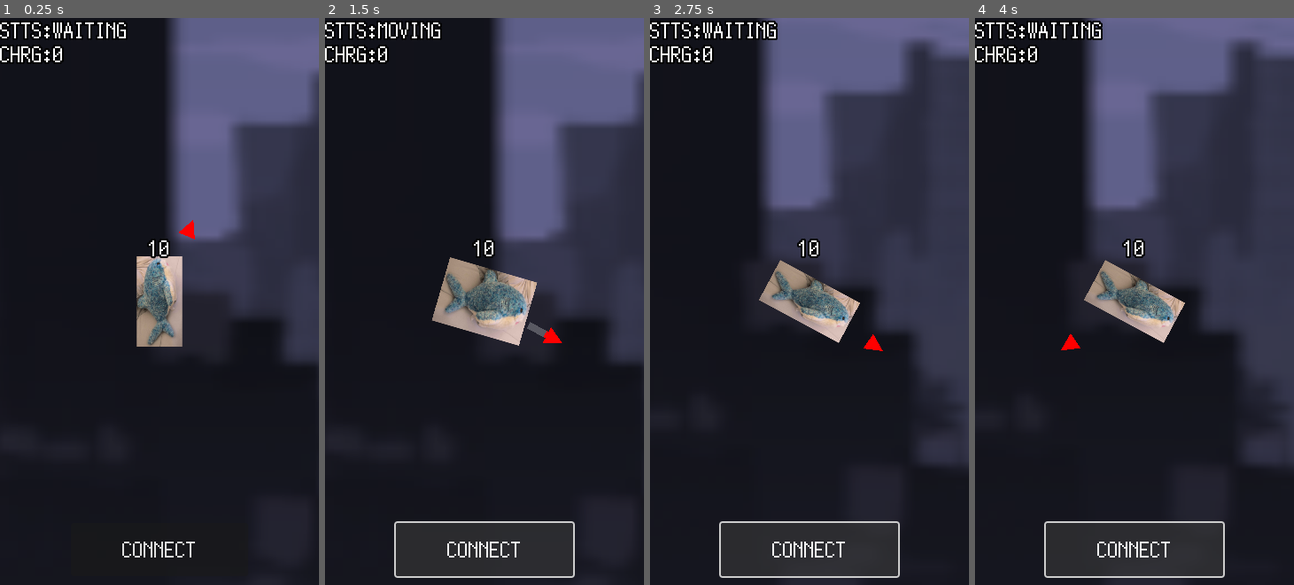
Above: before the commit, frames 1-4 (left to right).
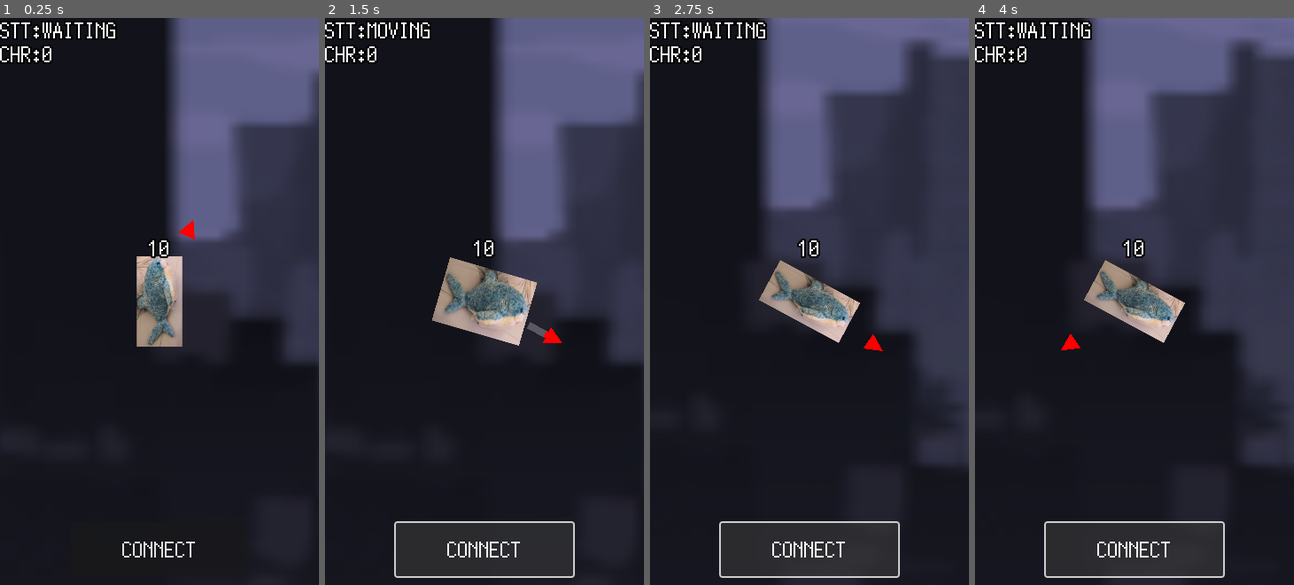
Above: after the commit, the same moments.

Repository: kamikoloss/sharking
Game: Godot game, scene res://scenes/main.tscn
Two runs of this game, one before a commit and one after it. Both use one fixed random seed, a clock stepped at 60 frames per second and the inputs below.
Inputs:
- Up to frame 1 (0.25 s): no input
- Up to frame 2 (1.5 s): tap Enter at 0.5 s; click "CONNECT" at 1.25 s
- Up to frame 3 (2.75 s): no input
- Up to frame 4 (4 s): no input

The runs differ from the first frame. In frame 1, 0.7% of the frame differs, in the area x 9-40%, y 0-9%; in frame 2, 0.7%; in frame 3, 0.7%; in frame 4, 0.7%.

Commit message:
微修正 (ping 関連の処理を削除した)

Diff:
--- a/scenes/client.tscn
+++ b/scenes/client.tscn
@@ -68,9 +68,9 @@
 [node name="LabelState" type="Label" parent="CanvasLayer/Control/Debug"]
 layout_mode = 2
 theme = ExtResource("6_63squ")
-text = "STAT:XXXX"
+text = "STT:XXXX"
 
 [node name="LabelCharge" type="Label" parent="CanvasLayer/Control/Debug"]
 layout_mode = 2
 theme = ExtResource("6_63squ")
-text = "CHRG:0.00"
+text = "CHR:0.00"
--- a/scenes/level.tscn
+++ b/scenes/level.tscn
@@ -33,7 +33,7 @@
 
 [node name="StaticBody2D2" type="StaticBody2D" parent="Walls" groups=["Wall"]]
 position = Vector2(0, 800)
-scale = Vector2(32, 1)
+scale = Vector2(16, 1)
 
 [node name="Sprite2D" type="Sprite2D" parent="Walls/StaticBody2D2"]
 texture = ExtResource("2_3d4xe")
@@ -44,7 +44,7 @@
 [node name="StaticBody2D3" type="StaticBody2D" parent="Walls" groups=["Wall"]]
 position = Vector2(-800, 0)
 rotation = 1.5708
-scale = Vector2(32, 1)
+scale = Vector2(16, 1)
 
 [node name="Sprite2D" type="Sprite2D" parent="Walls/StaticBody2D3"]
 texture = ExtResource("2_3d4xe")
@@ -55,7 +55,7 @@
 [node name="StaticBody2D4" type="StaticBody2D" parent="Walls" groups=["Wall"]]
 position = Vector2(800, 0)
 rotation = 1.5708
-scale = Vector2(32, 1)
+scale = Vector2(16, 1)
 
 [node name="Sprite2D" type="Sprite2D" parent="Walls/StaticBody2D4"]
 texture = ExtResource("2_3d4xe")
--- a/scripts/client.gd
+++ b/scripts/client.gd
@@ -12,14 +12,6 @@
 
 # UI
 @export var _button_center: Button
-
-# Ping
-@export var _ping_current_label: Label
-@export var _ping_average_label: Label
-@export var _ping_refresh_interval: float = 0.25
-var _ping_refresh_timer: float = 0.0
-var _recent_ping_list: Array[float] = []
-var _recent_ping_list_max_size: int = 50
 
 # Debug
 @export var _debug_label_state: Label
@@ -36,7 +28,6 @@
 
 
 func _process(delta: float) -> void:
-	_process_refresh_ping(delta)
 	_process_refresh_debug(delta)
 
 
@@ -51,8 +42,6 @@
 func _on_web_socket_client_message_received(message: Variant):
 	print("[Client] Message received from server. Message: %s" % [message])
 	match message["type"] as Message.MessageType:
-		Message.MessageType.PING:
-			pass
 		Message.MessageType.PLAYER_CONNECTED:
 			pass
 		Message.MessageType.OTHER_PLAYER_CONNECTED:
@@ -81,22 +70,7 @@
 		print("[Client] connection failed. (%s)" % error_string(_error))
 
 
-# Ping の表示を更新する
-func _process_refresh_ping(delta: float) -> void:
-	if _recent_ping_list.is_empty():
-		return
-	_ping_refresh_timer += delta
-	if _ping_refresh_timer < _ping_refresh_interval:
-		return
-	_ping_refresh_timer = 0.0
-
-	var ping_sum = _recent_ping_list.reduce(func(a, n): return a + n, 0.0)
-	var ping_avg = ping_sum / _recent_ping_list.size()
-	_ping_current_label.text = "Current: %s ms" % str(snappedf(_recent_ping_list[-1] * 1000, 0.01))
-	_ping_average_label.text = "Average: %s ms" % str(snappedf(ping_avg * 1000, 0.01))
-
-
 # Debug
 func _process_refresh_debug(_delta: float) -> void:
-	_debug_label_state.text = "STTS:%s" % Hero.MoveState.keys()[_hero.move_state]
-	_debug_label_charge.text = "CHRG:%s" % snapped(_hero.charge, 0.01)
+	_debug_label_state.text = "STT:%s" % Hero.MoveState.keys()[_hero.move_state]
+	_debug_label_charge.text = "CHR:%s" % snapped(_hero.charge, 0.01)
--- a/scripts/message.gd
+++ b/scripts/message.gd
@@ -6,7 +6,6 @@
 # メッセージのタイプ
 # TODO: Class があるならいらない？
 enum MessageType {
-	PING,
 	PLAYER_CONNECTED,
 	OTHER_PLAYER_CONNECTED,
 	OTHER_PLAYER_DISCONNECTED,
@@ -29,19 +28,9 @@
 ]
 
 
+# すべての Message に共通するプロパティ
 var type: MessageType
 var peer_id: int # アクションを起こした Peer の ID
-
-
-# (CSC) Ping を計測するとき
-class Ping extends Message:
-	var ping_id: String # 時間差を計算するための識別子
-	var time: int # Client の Unixtime
-	func _init(peer_id: int, ping_id: String, time: int) -> void:
-		self.type = MessageType.PING
-		self.peer_id = peer_id
-		self.ping_id = ping_id
-		self.time = time
 
 
 # (SC) 自プレイヤーが接続したとき
--- a/scripts/server.gd
+++ b/scripts/server.gd
@@ -54,10 +54,6 @@
 		_send_message_to_peers(message, peer_id)
 		return
 
-	match message_type:
-		Message.MessageType.PING:
-			pass
-
 
 func _parse_args() -> void:
 	var args = OS.get_cmdline_user_args()
